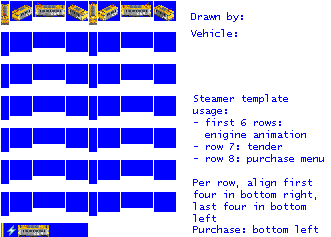
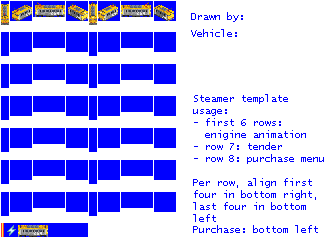
Comparing the layer stacks of the two 331×237 images. Changes:
painted on "empty.png" over (39, 225, 49, 237)
